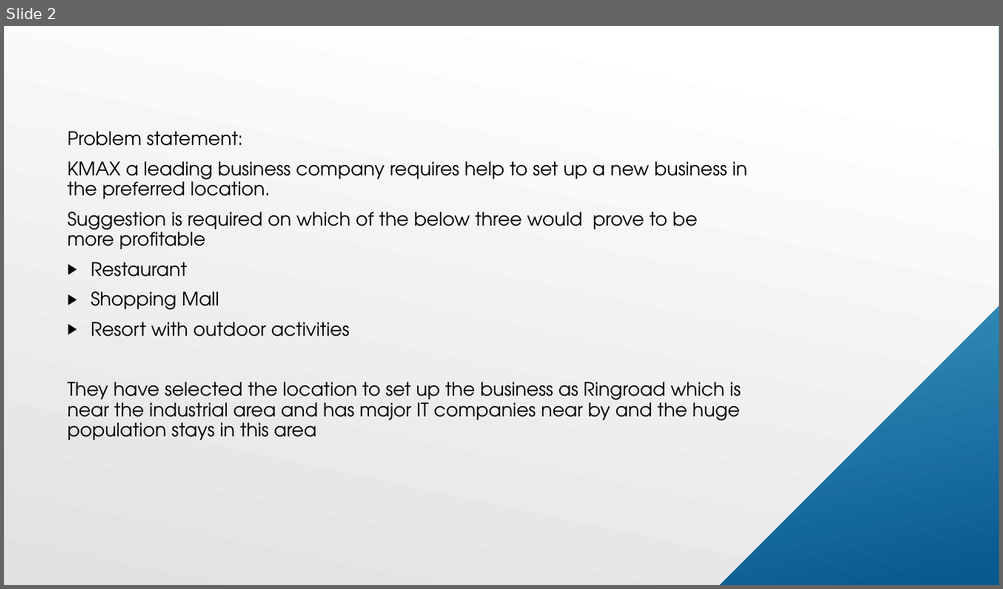
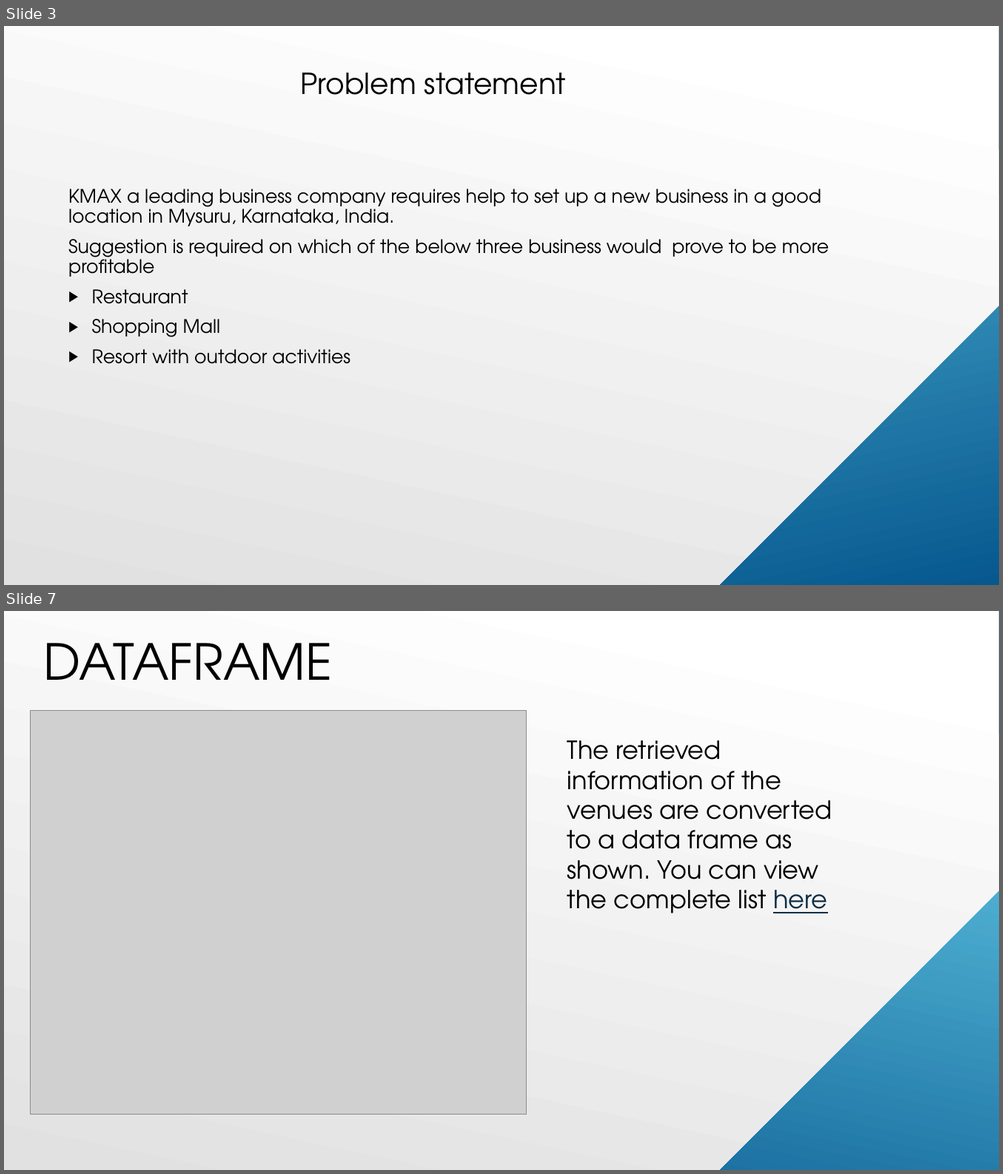
Before and after one commit to kaarthikha/Learn, a slide deck: Predict THE PROJECT.pptx. Shown one above the other, each under a label of ours: slide 2 before the commit, slides 3 and 7 after it; the slides between them are not shown. The pictures are 1003x589 and 1003x1174 pixels, drawn with LibreOffice and Linux fonts; fonts in the diff are those of the drawing; grey boxes stand for pictures. Boxes give left, top, right and bottom in pixels: in the first picture for what was removed or moved away, otherwise in the second. Text is boxed around its words. In the diff, an @@ line names an element or a change of style, - is before the commit and + after.

```diff
--- a/Predict THE PROJECT.pptx
+++ b/Predict THE PROJECT.pptx
@@ slide 7 added at bbox=[4, 611, 999, 1170], background gradient #FFFFFF to #E1E1E1; not listed: 5 template elements that a slide beside it also shows @@
@@ rectangle added at bbox=[4, 611, 999, 1170], fill gradient #6ED2EB to #06588E @@
@@ snip rect added at bbox=[4, 611, 999, 1170], fill gradient #FFFFFF to #E1E1E1 @@
@@ line added from (999, 618) to (503, 1115), #000000 1 pt @@
@@ line added from (999, 629) to (595, 1034), #000000 1 pt @@
@@ line added from (999, 614) to (603, 1009), #000000 2.5 pt @@
@@ line added from (986, 612) to (675, 923), #000000 1 pt @@
@@ text added at bbox=[44, 643, 333, 680], 48 pt, text #000000 @@
+DATAFRAME
@@ line added from (999, 661) to (644, 1015), #000000 2.5 pt @@
@@ picture added at bbox=[30, 710, 526, 1115] @@
@@ text added at bbox=[567, 741, 832, 914], 24 pt, text #000000 @@
+The retrieved information of the venues are converted to a data frame as shown. You can view the complete list here
@@ what was slide 2 is now slide 3 @@
@@ slide 3 changed as well @@
@@ text "KMAX a leading business company ...": place and size @@
-text "KMAX a leading business company ..." at bbox=[68, 131, 747, 440]
+text "KMAX a leading business company ..." at bbox=[68, 189, 828, 364]
@@ text added at bbox=[301, 73, 566, 95], 28 pt, text #000000 @@
+Problem statement
@@ text at bbox=[68, 189, 828, 277]: text changed @@
-Problem statement:
-KMAX a leading business company requires help to set up a new business in the preferred location.
-Suggestion is required on which of the below three would prove to be more profitable
+KMAX a leading business company requires help to set up a new business in a good location in Mysuru, Karnataka, India.
+Suggestion is required on which of the below three business would prove to be more profitable
@@ text at bbox=[68, 382, 740, 440]: paragraph removed @@
-They have selected the location to set up the business as Ringroad which is near the industrial area and has major IT companies near by and the huge population stays in this area
```
Also in this commit, not shown: 3 other slides changed, 8 other slides added, 3 slides removed.
